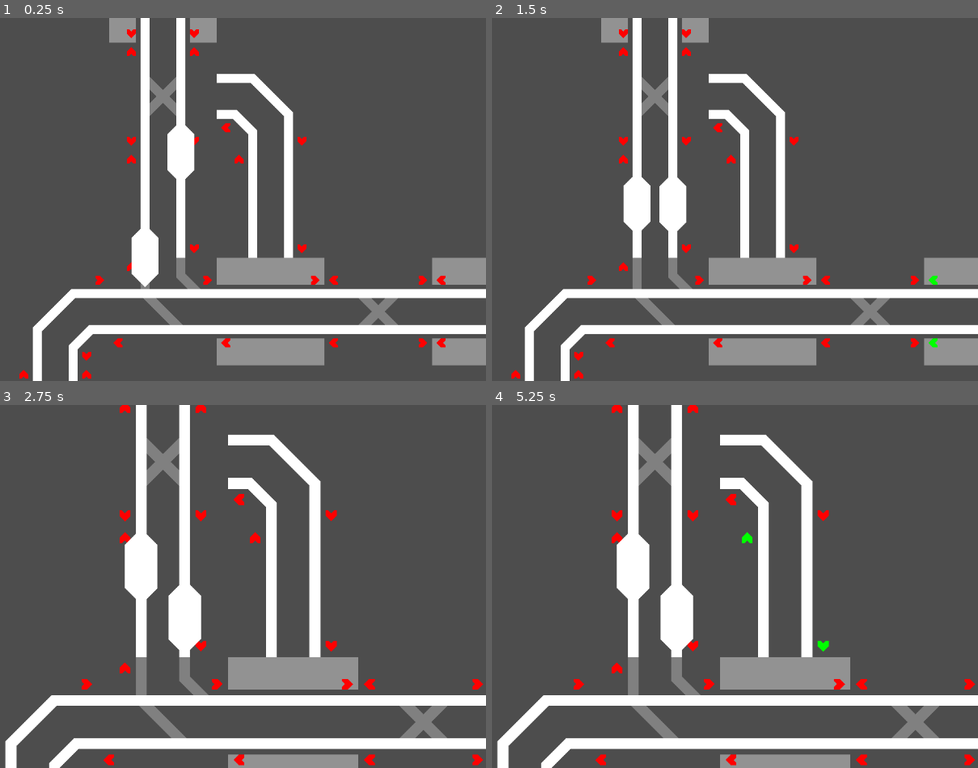
Above: before the commit, frames 1-4 (two rows, left to right).
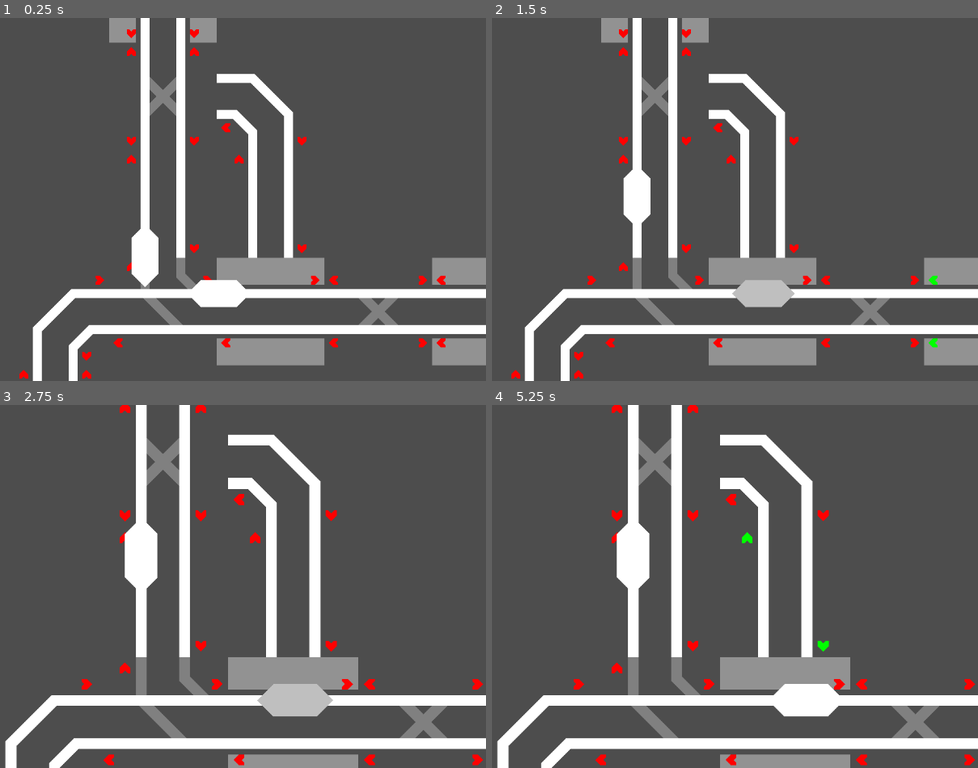
Above: after the commit, the same moments.

Repository: TurbogamesDev/signal-flow
Game: Godot game, scene res://Assets/Scenes/main.tscn
Same seed, same stepped clock (60 frames per second), same inputs: the game is played once before the commit and once after it.
Inputs (mouse positions are in pixels of both pictures, inside the frame that each line leads up to):
- Up to frame 1 (0.25 s): no input
- Up to frame 2 (1.5 s): move the mouse to (934, 279) at 0.52 s; right-click (934, 279) at 0.6 s; click (934, 279) at 0.67 s; move the mouse to (934, 344) at 1.27 s; click (934, 344) at 1.35 s
- Up to frame 3 (2.75 s): move the mouse to (223, 513) at 2.02 s; tap Mouse wheel up (zoom_in) at 2.1 s; click (223, 513) at 2.17 s
- Up to frame 4 (5.25 s): tap Enter at 2.75, 4.25 s; move the mouse to (822, 517) at 2.77 s; tap Mouse wheel down (zoom_out) at 2.85 s; click (822, 517) at 2.92 s; tap Space at 3.5 s; move the mouse to (730, 546) at 3.52 s; right-click (730, 546) at 3.6 s; click (730, 546) at 3.67 s; move the mouse to (793, 637) at 4.27 s; click (793, 637) at 4.35 s; move the mouse to (623, 546) at 5.02 s; tap Mouse wheel up (zoom_in) at 5.1 s; click (623, 546) at 5.17 s

The runs differ from the first frame. In frame 1, 1.0% of the frame differs, in the area x 34-51%, y 29-80%; in frame 2, 1.4%; in frame 3, 2.1%, in the area x 25-69%, y 32-86%; in frame 4, 1.7%.

Commit message:
Refactoring of train.gd

Diff:
--- a/Assets/Scenes/main.tscn
+++ b/Assets/Scenes/main.tscn
@@ -27,20 +27,20 @@
 
 [node name="Train" parent="." unique_id=1365227595 node_paths=PackedStringArray("currentTrainTrackSegment") instance=ExtResource("2_qplxx")]
 position = Vector2(-432, 0)
+maxSpeed = 144.0
 currentTrainTrackSegment = NodePath("../2_NorthToSouth_TrainTrackSegment")
-currentDirection = 1
-maxSpeed = 96.0
 
 [node name="Train2" parent="." unique_id=1123467835 node_paths=PackedStringArray("currentTrainTrackSegment") instance=ExtResource("2_qplxx")]
 position = Vector2(400, -8)
-currentTrainTrackSegment = NodePath("../2_NorthToSouth_TrainTrackSegment")
-maxSpeed = 96.0
+maxSpeed = 144.0
+currentTrainTrackSegment = NodePath("../Horizontal_Through_StationTrainTrackSegment")
+currentDirection = 2
 
 [node name="SouthToWest_TrainTrackSegment" parent="." unique_id=1468857590 node_paths=PackedStringArray("exitDirectionToNextTrainTrackSegmentMap", "entryDirectionToTrainTrackPieceMap") instance=ExtResource("6_acsc0")]
 position = Vector2(96, -280)
 exitDirectionToNextTrainTrackSegmentMap = {
 1: NodePath("../3_NorthToSouth_TrainTrackSegment3"),
-3: NodePath("")
+3: null
 }
 entryDirectionToTrainTrackPieceMap = {
 0: NodePath("TrainTrackPieces/TrainTrackPiece_1"),
--- a/Assets/Scenes/train.tscn
+++ b/Assets/Scenes/train.tscn
@@ -1,21 +1,33 @@
-[gd_scene load_steps=2 format=3 uid="uid://d0swi8sb81sqg"]
+[gd_scene format=3 uid="uid://d0swi8sb81sqg"]
 
-[ext_resource type="Script" uid="uid://cltdkojxrv0tu" path="res://Assets/Scripts/train.gd" id="1_a6kih"]
+[ext_resource type="Script" uid="uid://baokqeen18v3f" path="res://Assets/Scripts/train_scripts/train.gd" id="1_a6kih"]
+[ext_resource type="Script" uid="uid://diqk4lb7767dn" path="res://Assets/Scripts/train_scripts/train_movement_handler.gd" id="2_ksuns"]
+[ext_resource type="Script" uid="uid://dgfgf8nkp0355" path="res://Assets/Scripts/train_scripts/train_sensor_handler.gd" id="3_etd5i"]
 
-[node name="Train" type="Node2D" node_paths=PackedStringArray("polygon2D")]
+[node name="Train" type="Node2D" unique_id=1649803757 node_paths=PackedStringArray("polygon2D", "trainMovementHandler", "trainSensorHandler")]
 script = ExtResource("1_a6kih")
 polygon2D = NodePath("Polygon2D")
+trainMovementHandler = NodePath("MovementHandler")
+trainSensorHandler = NodePath("SensorHandler")
 
-[node name="Polygon2D" type="Polygon2D" parent="."]
+[node name="Polygon2D" type="Polygon2D" parent="." unique_id=1027431223]
 z_index = 10
 z_as_relative = false
 polygon = PackedVector2Array(-32, -24, -56, 0, -32, 24, 32, 24, 56, 0, 32, -24)
 
-[node name="CollisionDetector" type="Area2D" parent="."]
+[node name="CollisionDetector" type="Area2D" parent="." unique_id=211796945]
 z_as_relative = false
 collision_mask = 20
 
-[node name="CollisionPolygon2D" type="CollisionPolygon2D" parent="CollisionDetector"]
+[node name="CollisionPolygon2D" type="CollisionPolygon2D" parent="CollisionDetector" unique_id=401279383]
 polygon = PackedVector2Array(-32, 24, 32, 24, 56, 0, 32, -24, -32, -24, -56, 0)
 
+[node name="MovementHandler" type="Node2D" parent="." unique_id=400698290 node_paths=PackedStringArray("train")]
+script = ExtResource("2_ksuns")
+train = NodePath("..")
+
+[node name="SensorHandler" type="Node2D" parent="." unique_id=1925079762 node_paths=PackedStringArray("train")]
+script = ExtResource("3_etd5i")
+train = NodePath("..")
+
 [connection signal="area_entered" from="CollisionDetector" to="." method="_on_collision_detector_area_entered"]
--- a/Assets/Scripts/base_station_train_track_segment.gd
+++ b/Assets/Scripts/base_station_train_track_segment.gd
@@ -3,10 +3,10 @@
 
 @export var entryTrainTrackSegment: BaseTrainTrackSegment
 
-func inheritPropertiesOfTrainTrackSegment(train_track_segment: BaseTrainTrackSegment):
-	directionMap = train_track_segment.directionMap
-	entryDirectionToTrainTrackPieceMap = train_track_segment.entryDirectionToTrainTrackPieceMap
-	trainTrackPieces = train_track_segment.trainTrackPieces
+func inheritPropertiesOfTrainTrackSegment():
+	directionMap = entryTrainTrackSegment.directionMap
+	entryDirectionToTrainTrackPieceMap = entryTrainTrackSegment.entryDirectionToTrainTrackPieceMap
+	trainTrackPieces = entryTrainTrackSegment.trainTrackPieces
 
 func _ready() -> void:
-	inheritPropertiesOfTrainTrackSegment(entryTrainTrackSegment)
+	inheritPropertiesOfTrainTrackSegment()
--- a/Assets/Scripts/train.gd
+++ /dev/null
@@ -1,201 +0,0 @@
-extends Node2D
-class_name Train
-
-@export var currentTrainTrackSegment: BaseTrainTrackSegment
-@export var currentDirection: Enums.TrainDirection
-
-var currentTrainTrackPiece: TrainTrackPiece
-
-var lastSignalSensor: SignalSensor
-var lastPlatformSensor: PlatformSensor
-
-var justTerminated: bool = false
-
-@export var maxSpeed: float
-@export var polygon2D: Polygon2D
-
-const MOVING_COLOR: Color = Color(1, 1, 1, 1)
-const PLATFORM_COLOR: Color = Color(0.75, 0.75, 0.75, 1)
-
-const PLATFORM_WAIT_TIME: float = 3.0
-
-const ACCELERATION_CONSTANT: float = 96.0
-const DECELERATION_CONSTANT: float = -384.0
-
-var currentAcceleration: float = 0.0
-var currentSpeed: float = 0.0
-
-func _ready() -> void:
-	currentTrainTrackSegment.trainsInTrack.append(self)
-
-	currentTrainTrackPiece = currentTrainTrackSegment.entryDirectionToTrainTrackPieceMap.get(currentDirection)
-	currentTrainTrackPiece.connectTrain(self)
-
-	currentDirection = currentTrainTrackSegment.directionMap.get(currentDirection)
-
-	currentAcceleration = ACCELERATION_CONSTANT
-
-
-func updateSpeed(delta: float):
-	currentSpeed += currentAcceleration * delta
-
-	if currentSpeed > maxSpeed:
-		currentAcceleration = 0
-
-		currentSpeed = maxSpeed
-
-	if currentSpeed < 0.0:
-		currentAcceleration = 0
-
-		currentSpeed = 0.0
-
-func updatePosition(delta: float) -> bool:
-	if delta > 0.1:
-		delta = 0.1
-
-	# print(delta)
-	# print(currentSpeed)
-
-	var pixels_left_to_cover = currentSpeed * delta
-
-	var length_of_first_track_piece = currentTrainTrackPiece.getTotalLength()
-	var remaining_length_of_first_track_piece = length_of_first_track_piece - currentTrainTrackPiece.pathFollow2D.progress
-
-	if remaining_length_of_first_track_piece > pixels_left_to_cover:
-		moveByProgressPxOfPathFollow2D(pixels_left_to_cover)
-
-		# print("moving by %f" % pixels_left_to_cover)
-
-	else:
-		moveByProgressPxOfPathFollow2D(remaining_length_of_first_track_piece)
-
-		pixels_left_to_cover -= remaining_length_of_first_track_piece
-
-		var successful = changeToNextTrainTrackSegment()
-
-		if not successful:
-			return false
-
-		moveByProgressPxOfPathFollow2D(pixels_left_to_cover)
-
-	return true
-
-func moveByProgressPxOfPathFollow2D(progress_px: float):
-	var path_follow_2d = currentTrainTrackPiece.pathFollow2D
-
-	path_follow_2d.progress += progress_px
-
-func _process(delta: float) -> void:
-	updateSpeed(delta)
-
-	updatePosition(delta)
-
-
-func changeToNextTrainTrackSegment() -> bool:
-	currentTrainTrackPiece.disconnectTrain()
-
-	currentTrainTrackPiece.pathFollow2D.progress = 0.0
-
-	currentTrainTrackSegment.trainsInTrack.erase(self)
-
-	var nextTrainTrackSegment = currentTrainTrackSegment.exitDirectionToNextTrainTrackSegmentMap.get(currentDirection)
-	if not nextTrainTrackSegment:
-		return false
-
-	currentTrainTrackSegment = nextTrainTrackSegment
-
-	currentTrainTrackPiece = currentTrainTrackSegment.entryDirectionToTrainTrackPieceMap.get(currentDirection)
-
-	if not currentTrainTrackPiece:
-		print(currentTrainTrackSegment.name)
-		print(currentTrainTrackSegment.entryDirectionToTrainTrackPieceMap)
-
-	currentTrainTrackSegment.trainsInTrack.append(self)
-
-	currentTrainTrackPiece.connectTrain(self)
-
-	currentDirection = currentTrainTrackSegment.directionMap.get(currentDirection)
-
-	return true
-
-func handleTrainSignalDetection(train_signal: TrainSignal):
-	print("Is train signal a terminating one?: %s" % ("Yes" if train_signal.terminating else "No"))
-
-	if train_signal.direction != currentDirection:
-		return
-
-	if train_signal.terminating:
-		if not justTerminated:
-			return
-
-		justTerminated = false
-
-	if train_signal.proceed:
-		return
-
-	currentAcceleration = DECELERATION_CONSTANT
-
-	await train_signal.changed
-
-	currentAcceleration = ACCELERATION_CONSTANT
-
-
-func handleSignalSensorDetection(signal_sensor: SignalSensor) -> void:
-	if signal_sensor == lastSignalSensor:
-		return
-
-	var train_track_piece: TrainTrackPiece = signal_sensor.trainTrackPiece
-
-	if train_track_piece != currentTrainTrackPiece:
-		return
-
-	lastSignalSensor = signal_sensor
-
-	var train_signal: TrainSignal = train_track_piece.trainSignal
-
-	handleTrainSignalDetection(train_signal)
-
-func handleThroughPlatformSensorDetection():
-	currentAcceleration = DECELERATION_CONSTANT
-
-	polygon2D.color = PLATFORM_COLOR
-
-	await get_tree().create_timer(PLATFORM_WAIT_TIME).timeout
-
-	polygon2D.color = MOVING_COLOR
-
-	currentAcceleration = ACCELERATION_CONSTANT
-
-func handleTerminatingPlatformSensorDetection():
-	currentAcceleration = DECELERATION_CONSTANT
-
-	polygon2D.color = PLATFORM_COLOR
-
-	await get_tree().create_timer(PLATFORM_WAIT_TIME).timeout
-
-	var path_follow_2d = currentTrainTrackPiece.pathFollow2D
-
-	path_follow_2d.progress_ratio = (1 - path_follow_2d.progress_ratio)
-
-	polygon2D.color = MOVING_COLOR
-
-	currentAcceleration = ACCELERATION_CONSTANT
-
-	justTerminated = true
-
-func handlePlatformSensorDetection(platform_sensor: PlatformSensor):
-	if platform_sensor == lastPlatformSensor:
-		return
-
-	lastPlatformSensor = platform_sensor
-
-	if platform_sensor.terminatingPlatform:
-		handleTerminatingPlatformSensorDetection()
-	else:
-		handleThroughPlatformSensorDetection()
-
-func _on_collision_detector_area_entered(area: Area2D) -> void:
-	if area is SignalSensor:
-		handleSignalSensorDetection(area)
-	elif area is PlatformSensor:
-		handlePlatformSensorDetection(area)
--- /dev/null
+++ b/Assets/Scripts/train_scripts/train.gd
@@ -0,0 +1,41 @@
+extends Node2D
+class_name Train
+
+@export var maxSpeed: float
+@export var polygon2D: Polygon2D
+
+@export var trainMovementHandler: TrainMovementHandler
+@export var trainSensorHandler: TrainSensorHandler
+
+@export var currentTrainTrackSegment: BaseTrainTrackSegment
+@export var currentDirection: Enums.TrainDirection
+
+var currentTrainTrackPiece: TrainTrackPiece
+
+func _on_collision_detector_area_entered(area: Area2D) -> void:
+	if area is SignalSensor:
+		trainSensorHandler.handleSignalSensorDetection(area)
+	elif area is PlatformSensor:
+		trainSensorHandler.handlePlatformSensorDetection(area)
+
+func _on_danger_signal_detected():
+	trainMovementHandler.currentAcceleration = trainMovementHandler.DECELERATION_CONSTANT
+
+func _on_signal_cleared():
+	trainMovementHandler.currentAcceleration = trainMovementHandler.ACCELERATION_CONSTANT
+
+func _on_station_detected():
+	trainMovementHandler.currentAcceleration = trainMovementHandler.DECELERATION_CONSTANT
+
+func _on_halt_completed():
+	trainMovementHandler.currentAcceleration = trainMovementHandler.ACCELERATION_CONSTANT
+
+func _on_terminal_reached():
+	trainMovementHandler.reverseTrain()
+
+func _ready() -> void:
+	trainSensorHandler.connect("danger_signal_detected", _on_danger_signal_detected)
+	trainSensorHandler.connect("signal_cleared", _on_signal_cleared)
+	trainSensorHandler.connect("station_detected", _on_station_detected)
+	trainSensorHandler.connect("halt_completed", _on_halt_completed)
+	trainSensorHandler.connect("terminal_reached", _on_terminal_reached)
--- /dev/null
+++ b/Assets/Scripts/train_scripts/train_movement_handler.gd
@@ -0,0 +1,108 @@
+extends Node2D
+class_name TrainMovementHandler
+
+@export var train: Train
+
+const ACCELERATION_CONSTANT: float = 96.0
+const DECELERATION_CONSTANT: float = -384.0
+
+var currentAcceleration: float = 0.0
+var currentSpeed: float = 0.0
+
+func _ready() -> void:
+	train.currentTrainTrackSegment.trainsInTrack.append(train)
+
+	if train.currentTrainTrackSegment is BaseStationTrainTrackSegment:
+		train.currentTrainTrackSegment.inheritPropertiesOfTrainTrackSegment()
+
+	print(train.currentTrainTrackSegment.entryDirectionToTrainTrackPieceMap)
+	print(train.currentDirection)
+
+	train.currentTrainTrackPiece = train.currentTrainTrackSegment.entryDirectionToTrainTrackPieceMap.get(train.currentDirection)
+
+	train.currentTrainTrackPiece.connectTrain(train)
+
+	train.currentDirection = train.currentTrainTrackSegment.directionMap.get(train.currentDirection)
+
+	currentAcceleration = ACCELERATION_CONSTANT
+
+func updateSpeed(delta: float):
+	currentSpeed += currentAcceleration * delta
+
+	if currentSpeed > train.maxSpeed:
+		currentAcceleration = 0
+
+		currentSpeed = train.maxSpeed
+
+	if currentSpeed < 0.0:
+		currentAcceleration = 0
+
+		currentSpeed = 0.0
+
+func updatePosition(delta: float) -> bool:
+	if delta > 0.1:
+		delta = 0.1
+
+	var pixels_left_to_cover = currentSpeed * delta
+
+	var length_of_first_track_piece = train.currentTrainTrackPiece.getTotalLength()
+	var remaining_length_of_first_track_piece = length_of_first_track_piece - train.currentTrainTrackPiece.pathFollow2D.progress
+
+	if remaining_length_of_first_track_piece > pixels_left_to_cover:
+		moveByProgressPxOfPathFollow2D(pixels_left_to_cover)
+
+	else:
+		moveByProgressPxOfPathFollow2D(remaining_length_of_first_track_piece)
+
+		pixels_left_to_cover -= remaining_length_of_first_track_piece
+
+		var successful = changeToNextTrainTrackSegment()
+
+		if not successful:
+			return false
+
+		moveByProgressPxOfPathFollow2D(pixels_left_to_cover)
+
+	return true
+
+func moveByProgressPxOfPathFollow2D(progress_px: float):
+	var path_follow_2d = train.currentTrainTrackPiece.pathFollow2D
+
+	path_follow_2d.progress += progress_px
+
+func _process(delta: float) -> void:
+	updateSpeed(delta)
+
+	updatePosition(delta)
+
+func changeToNextTrainTrackSegment() -> bool:
+	train.currentTrainTrackPiece.disconnectTrain()
+
+	train.currentTrainTrackPiece.pathFollow2D.progress = 0.0
+
+	train.currentTrainTrackSegment.trainsInTrack.erase(train)
+
+	var nextTrainTrackSegment = train.currentTrainTrackSegment.exitDirectionToNextTrainTrackSegmentMap.get(train.currentDirection)
+	if not nextTrainTrackSegment:
+		return false
+
+	train.currentTrainTrackSegment = nextTrainTrackSegment
+
+	train.currentTrainTrackPiece = train.currentTrainTrackSegment.entryDirectionToTrainTrackPieceMap.get(train.currentDirection)
+
+	if not train.currentTrainTrackPiece:
+		print(train.currentTrainTrackSegment.name)
+		print(train.currentTrainTrackSegment.entryDirectionToTrainTrackPieceMap)
+
+	train.currentTrainTrackSegment.trainsInTrack.append(train)
+
+	train.currentTrainTrackPiece.connectTrain(train)
+
+	train.currentDirection = train.currentTrainTrackSegment.directionMap.get(train.currentDirection)
+
+	return true
+
+func reverseTrain():
+	var path_follow_2d = train.currentTrainTrackPiece.pathFollow2D
+
+	path_follow_2d.progress_ratio = (1 - path_follow_2d.progress_ratio)
--- /dev/null
+++ b/Assets/Scripts/train_scripts/train_sensor_handler.gd
@@ -0,0 +1,106 @@
+extends Node2D
+class_name TrainSensorHandler
+
+@export var train: Train
+
+var lastSignalSensor: SignalSensor
+var lastPlatformSensor: PlatformSensor
+
+var justTerminated: bool = false
+
+const MOVING_COLOR: Color = Color(1, 1, 1, 1)
+const PLATFORM_COLOR: Color = Color(0.75, 0.75, 0.75, 1)
+
+const PLATFORM_WAIT_TIME: float = 3.0
+
+signal danger_signal_detected
+signal signal_cleared
+
+signal station_detected
+signal halt_completed
+
+signal terminal_reached
+
+func handleTrainSignalDetection(train_signal: TrainSignal):
+	print("Is train signal a terminating one?: %s" % ("Yes" if train_signal.terminating else "No"))
+
+	if train_signal.direction != train.currentDirection:
+		return
+
+	if train_signal.terminating:
+		if not justTerminated:
+			return
+
+		justTerminated = false
+
+	if train_signal.proceed:
+		return
+
+	danger_signal_detected.emit()
+
+	# train.currentAcceleration = train.trainMovementHandler.DECELERATION_CONSTANT
+
+	await train_signal.changed
+
+	signal_cleared.emit()
+
+	# currentAcceleration = ACCELERATION_CONSTANT
+
+
+func handleSignalSensorDetection(signal_sensor: SignalSensor) -> void:
+	if signal_sensor == lastSignalSensor:
+		return
+
+	var train_track_piece: TrainTrackPiece = signal_sensor.trainTrackPiece
+
+	if train_track_piece != train.currentTrainTrackPiece:
+		return
+
+	lastSignalSensor = signal_sensor
+
+	var train_signal: TrainSignal = train_track_piece.trainSignal
+
+	handleTrainSignalDetection(train_signal)
+
+func handleThroughPlatformSensorDetection():
+	station_detected.emit()
+
+	train.polygon2D.color = PLATFORM_COLOR
+
+	await get_tree().create_timer(PLATFORM_WAIT_TIME).timeout
+
+	train.polygon2D.color = MOVING_COLOR
+
+	halt_completed.emit()
+
+func handleTerminatingPlatformSensorDetection():
+	station_detected.emit()
+
+	train.polygon2D.color = PLATFORM_COLOR
+
+	await get_tree().create_timer(PLATFORM_WAIT_TIME).timeout
+
+	terminal_reached.emit()
+
+	train.polygon2D.color = MOVING_COLOR
+
+	halt_completed.emit()
+
+	justTerminated = true
+
+func handlePlatformSensorDetection(platform_sensor: PlatformSensor):
+	if platform_sensor == lastPlatformSensor:
+		return
+
+	lastPlatformSensor = platform_sensor
+
+	if platform_sensor.terminatingPlatform:
+		handleTerminatingPlatformSensorDetection()
+	else:
+		handleThroughPlatformSensorDetection()
+
+func _on_collision_detector_area_entered(area: Area2D) -> void:
+	if area is SignalSensor:
+		handleSignalSensorDetection(area)
+	elif area is PlatformSensor:
+		handlePlatformSensorDetection(area)
Not shown, removed: Assets/Scripts/train.gd.uid
Not shown, added: Assets/Scripts/train_scripts/train.gd.uid
Not shown, added: Assets/Scripts/train_scripts/train_movement_handler.gd.uid
Not shown, added: Assets/Scripts/train_scripts/train_sensor_handler.gd.uid
